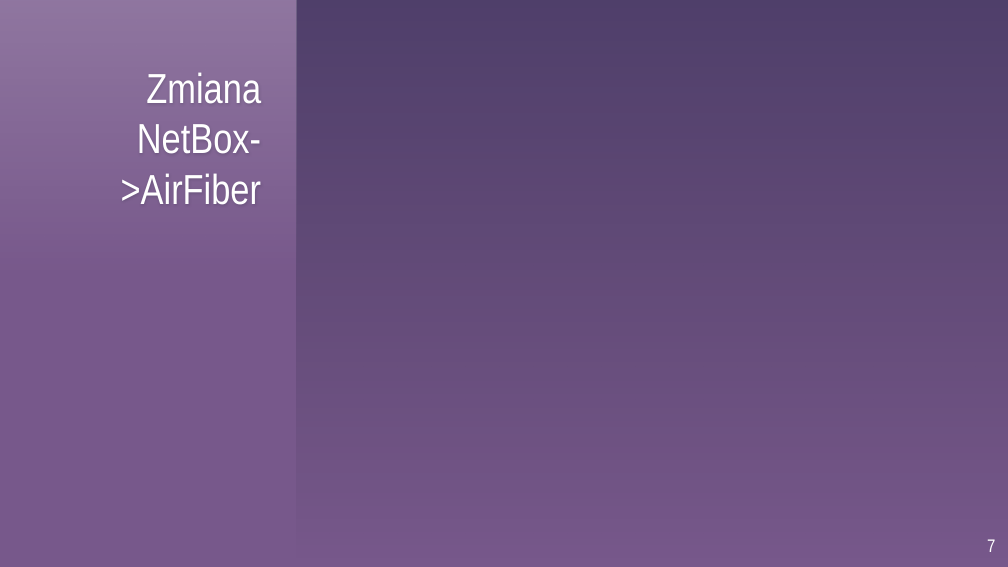
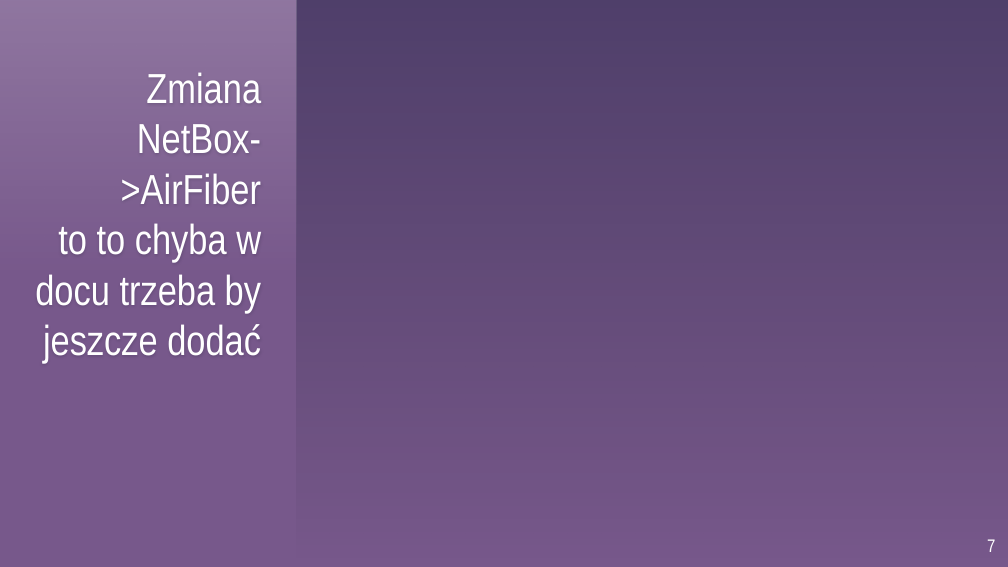
Before and after one commit to Tuptaju/OST, a slide deck: slide 7 of OST - draft.pptx. Drawn at 1008x567 pixels with LibreOffice and Linux fonts; fonts in the diff are those of the drawing; background and template pictures are left out. Boxes give left, top, right and bottom in pixels: in the first picture for what was removed or moved away, otherwise in the second. Text is boxed around its words. In the diff, an @@ line names an element or a change of style, - is before the commit and + after.

```diff
--- a/OST - draft.pptx
+++ b/OST - draft.pptx
@@ title at (35, 72, 261, 363): text changed @@
-Zmiana NetBox->AirFiber
+Zmiana NetBox->AirFiber
+to to chyba w docu trzeba by jeszcze dodać
```
Also in this commit, not shown: 5 other slides changed, 1 other file.
